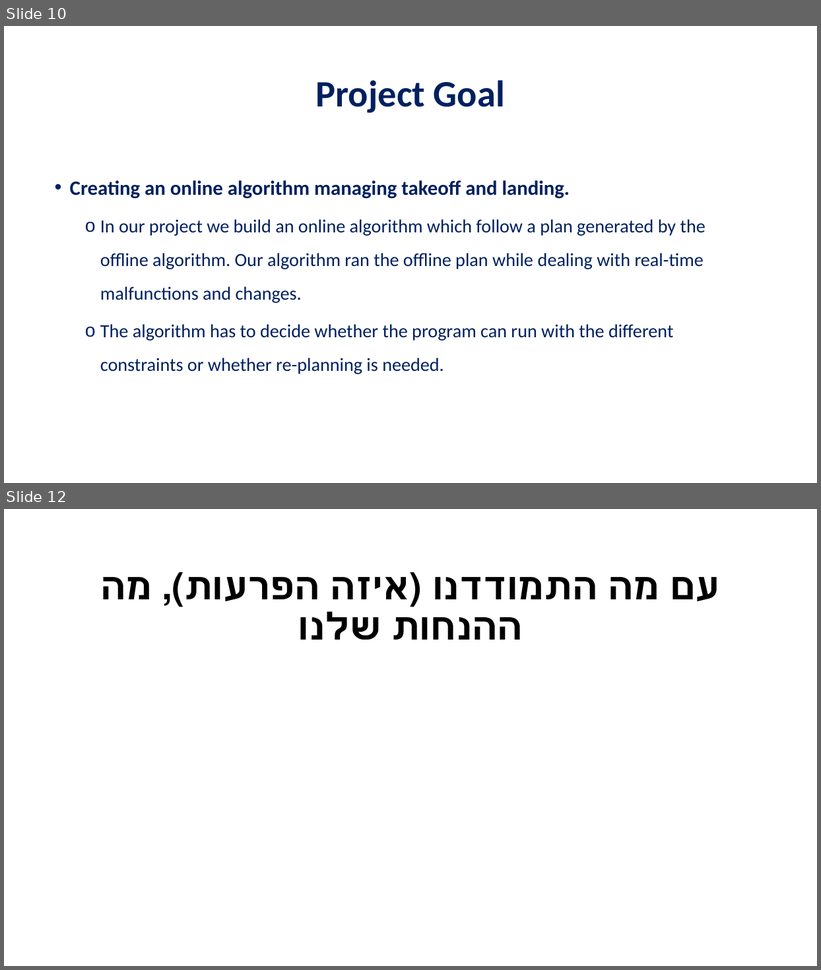
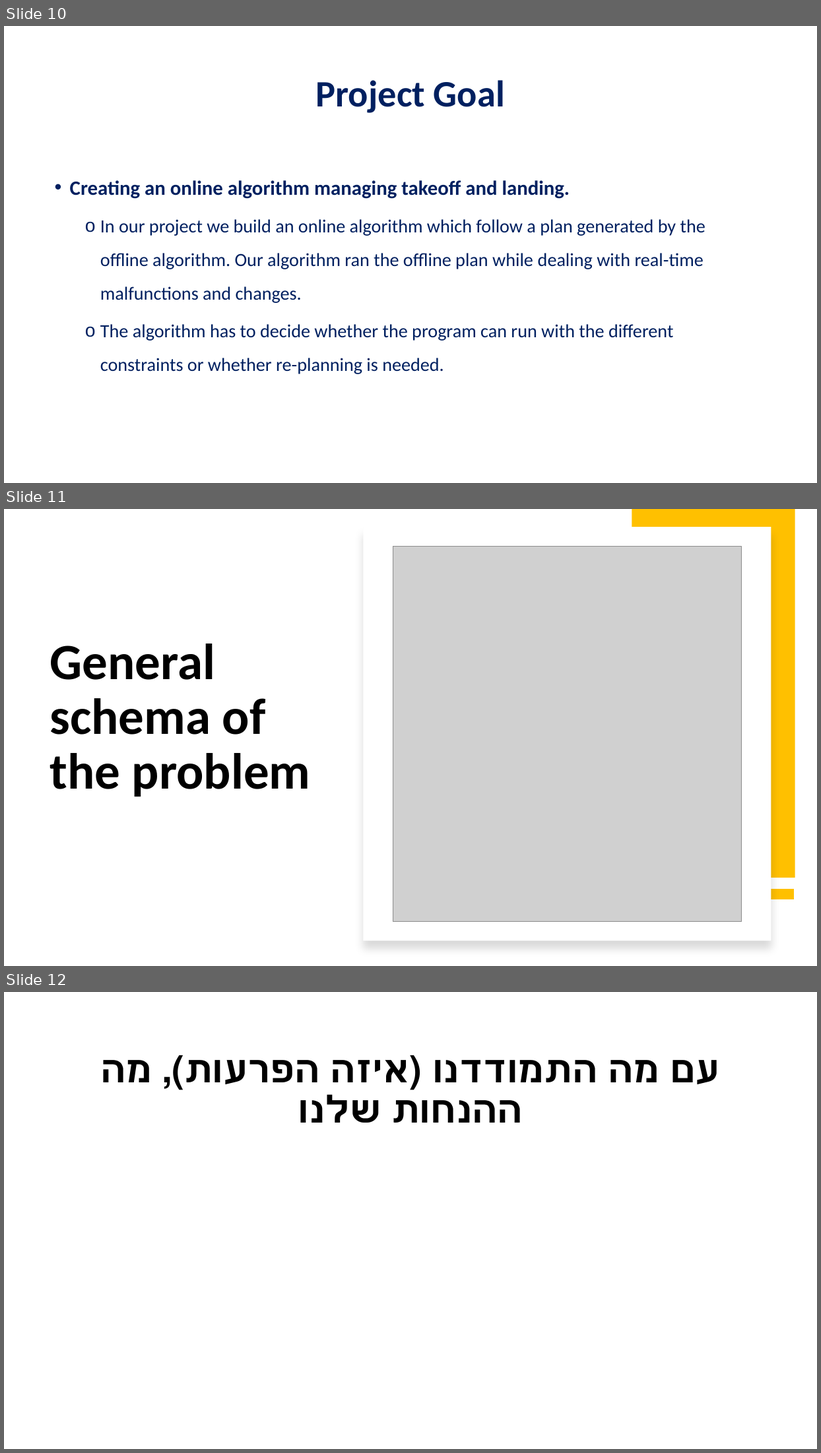
Before and after one commit to Cohen-Yoav/Project-A---Airport-Management, a slide deck: חומר עזר לפרויקט/project_A.pptx. Shown one above the other, each under a label of ours: slides 10 and 12 before the commit, slides 10, 11 and 12 after it; the slides between them are not shown. The pictures are 821x970 and 821x1453 pixels, drawn with LibreOffice and Linux fonts; fonts in the diff are those of the drawing; grey boxes stand for pictures; background and template pictures are left out. Boxes give left, top, right and bottom in pixels: in the first picture for what was removed or moved away, otherwise in the second. Text is boxed around its words. In the diff, an @@ line names an element or a change of style, - is before the commit and + after.

```diff
--- a/חומר עזר לפרויקט/project_A.pptx
+++ b/חומר עזר לפרויקט/project_A.pptx
@@ slide 11 added at (4,509,817,966), background #FFFFFF @@
@@ rectangle added at (363,527,772,941), fill #FFFFFF @@
@@ rectangle added at (632,509,796,878), fill #FFC000 @@
@@ picture added at (393,546,741,922) @@
@@ title added at (50,644,311,797), 60 pt, text #000000, bold @@
+General schema of the problem
@@ line added from (795, 894) to (632, 894), #FFC000 12 pt @@
```
Also in this commit, not shown: 3 slides changed, 2 other slides added, 3 slides removed.
